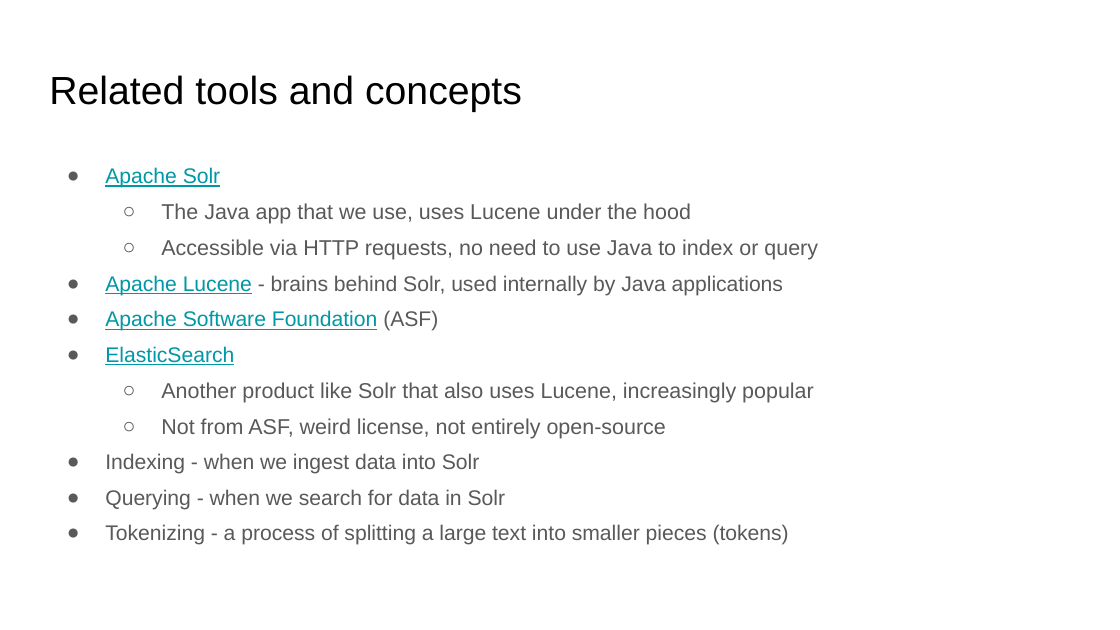
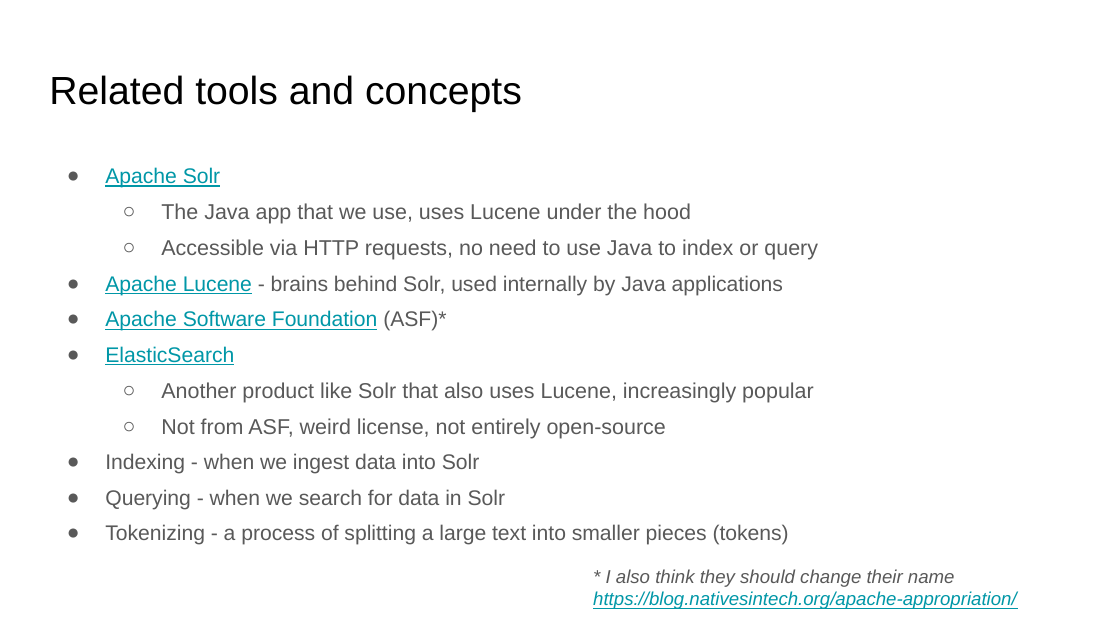
Before and after one commit to hectorcorrea/solr-for-newbies, a slide deck: slide 7 of slides.pptx (slide 6 before the commit). Drawn at 1120x630 pixels with LibreOffice and Linux fonts; fonts in the diff are those of the drawing. Boxes give left, top, right and bottom in pixels: in the first picture for what was removed or moved away, otherwise in the second. Text is boxed around its words. In the diff, an @@ line names an element or a change of style, - is before the commit and + after.

```diff
--- a/slides.pptx
+++ b/slides.pptx
@@ text at [105, 310, 446, 331]: text changed @@
-● Apache Software Foundation (ASF)
+● Apache Software Foundation (ASF)*
@@ text added at [593, 569, 1017, 609], 12 pt, text #0097A7, italic, underline @@
+* I also think they should change their name
+https://blog.nativesintech.org/apache-appropriation/
```
Also in this commit, not shown: 8 other slides changed, 3 slides added, 1 other file.
